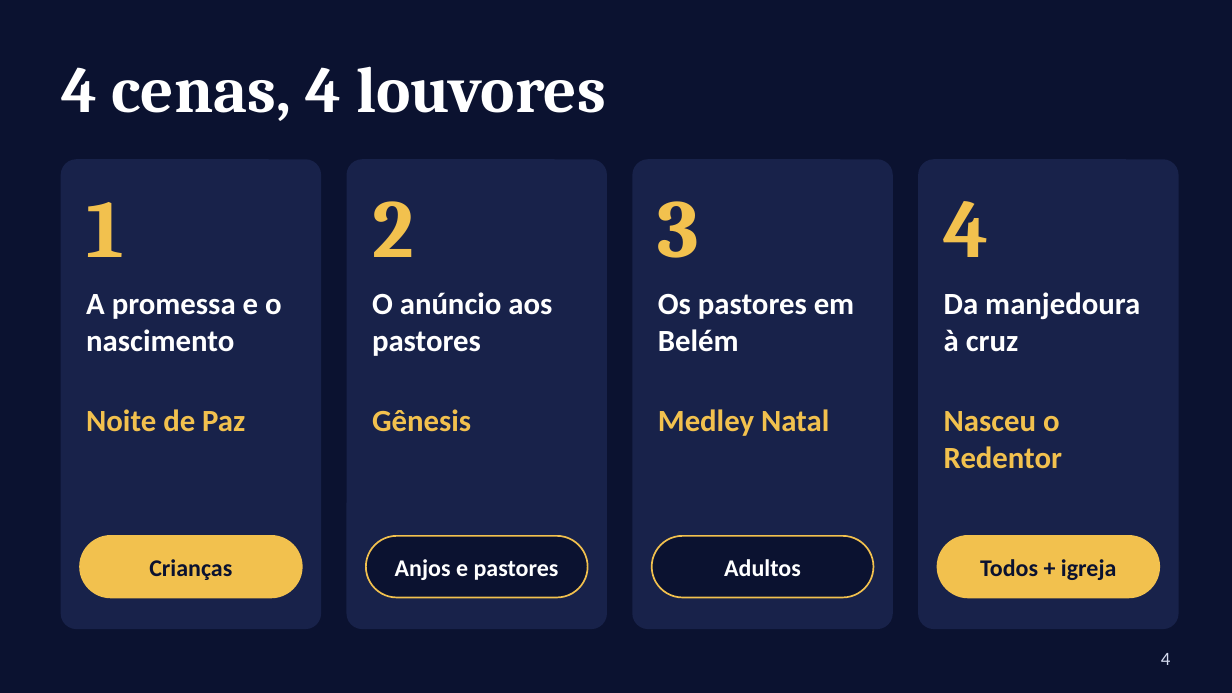
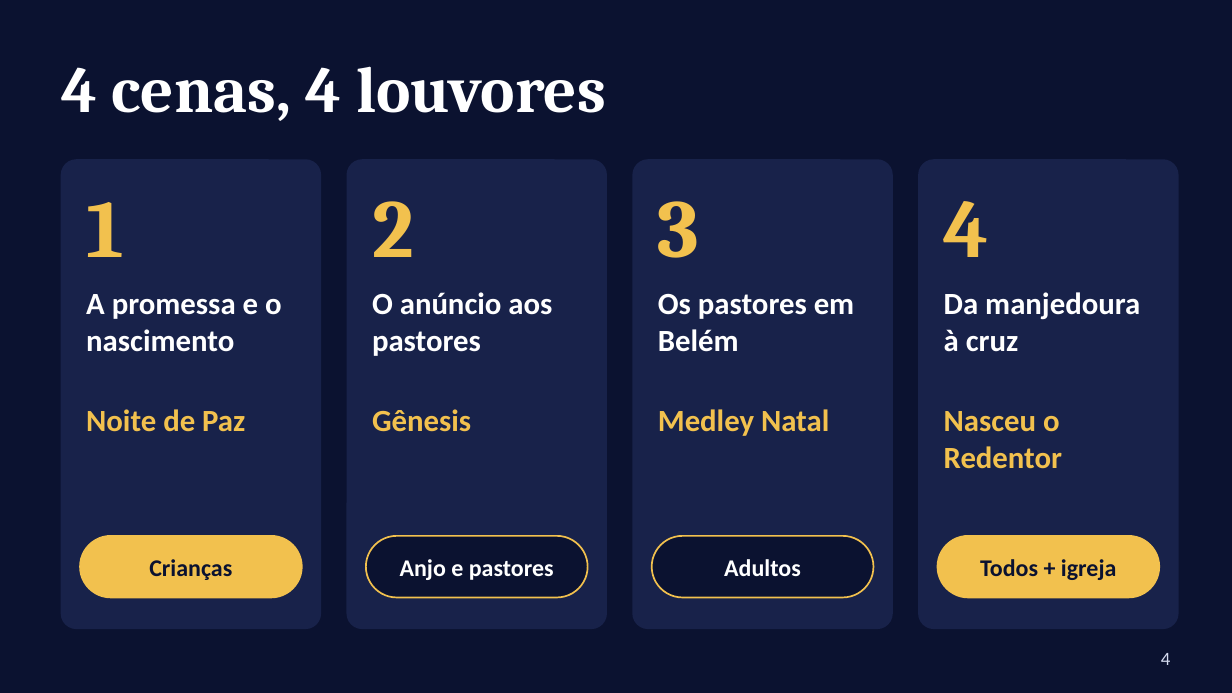
Before and after one commit to MatheusXd1227/Rob-IA-BTG, a slide deck: slide 4 of teatro/apresentacao-telao.pptx. Drawn at 1232x693 pixels with LibreOffice and Linux fonts; fonts in the diff are those of the drawing. Boxes give left, top, right and bottom in pixels: in the first picture for what was removed or moved away, otherwise in the second. Text is boxed around its words. In the diff, an @@ line names an element or a change of style, - is before the commit and + after.

```diff
--- a/teatro/apresentacao-telao.pptx
+++ b/teatro/apresentacao-telao.pptx
@@ text at (400, 559, 554, 580): text changed @@
-Anjos e pastores
+Anjo e pastores
```
Also in this commit, not shown: 1 other slide changed, 8 other files.
